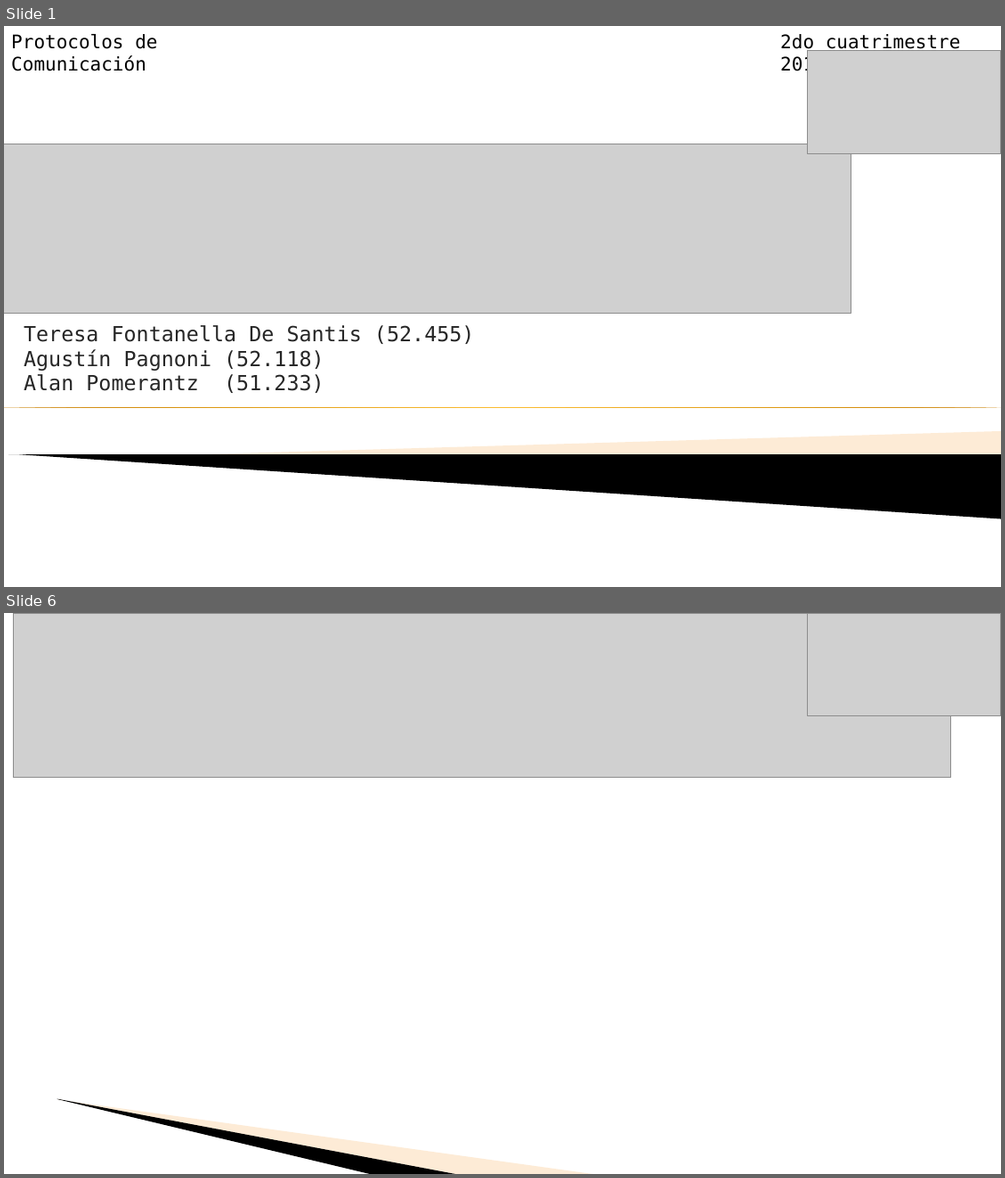
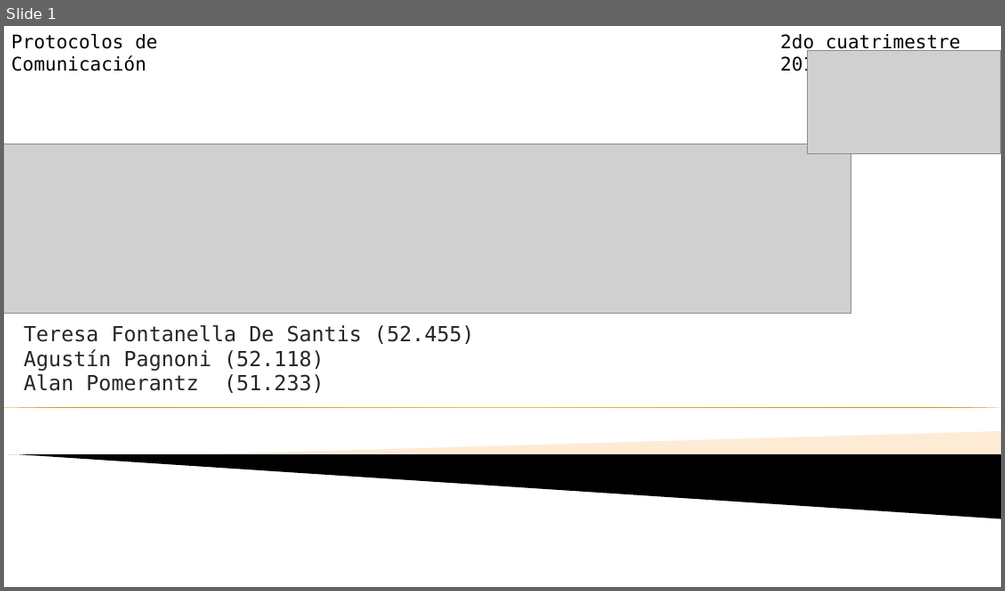
Before and after one commit to aguspagnoni/http-proxy, a slide deck: PPT PDC 1.ppt. Shown one above the other, each under a label of ours: slides 1 and 6 before the commit, slide 1 after it; the slides between them are not shown. The pictures are 1005x1178 and 1005x591 pixels, drawn with LibreOffice and Linux fonts; fonts in the diff are those of the drawing; grey boxes stand for pictures; background and template pictures are left out. Boxes give left, top, right and bottom in pixels: in the first picture for what was removed or moved away, otherwise in the second. Text is boxed around its words. In the diff, an @@ line names an element or a change of style, - is before the commit and + after.

```diff
--- a/PPT PDC 1.ppt
+++ b/PPT PDC 1.ppt
@@ slide 6 removed at box(4, 613, 1001, 1174), background picture (left out) @@
@@ picture removed at box(13, 613, 951, 778) @@
@@ picture removed at box(808, 613, 1000, 716) @@
@@ text removed at box(91, 741, 191, 778) @@
-❖ xxxxxx
@@ freeform shape removed at box(57, 1098, 459, 1174) @@
@@ freeform shape removed at box(58, 1099, 597, 1174) @@
```
Also in this commit, not shown: 2 slides changed, 6 slides added, 2 other slides removed.
